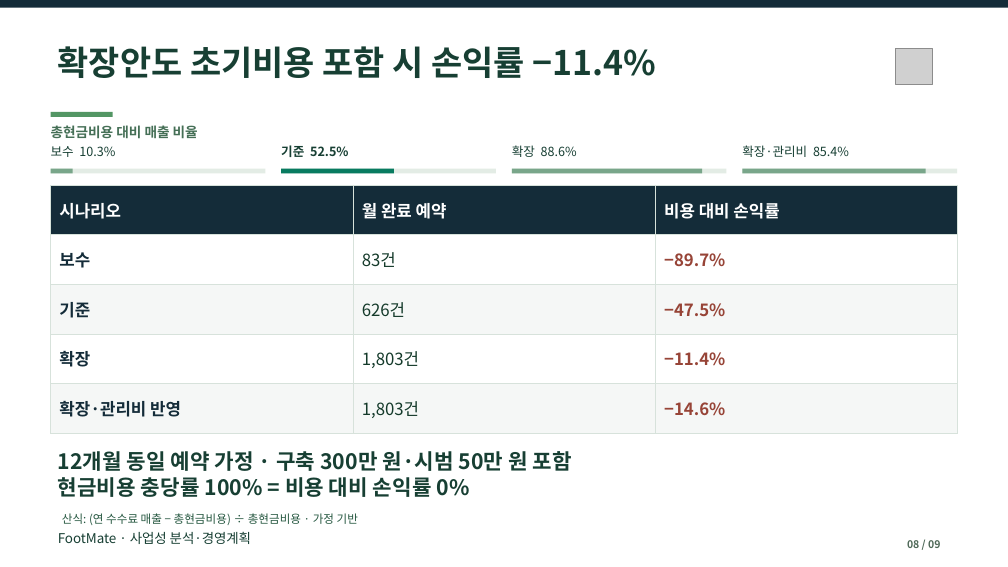
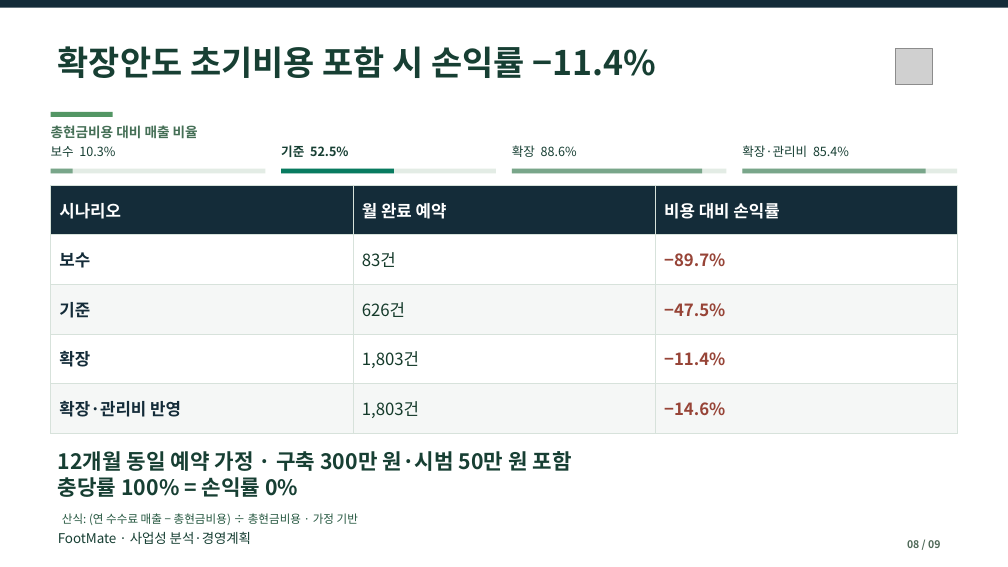
Before and after one commit to dohyunkimmm/footmate, a slide deck: slide 8 of src/case-study/downloads/footmate_report.pptx. Drawn at 1008x567 pixels with LibreOffice and Linux fonts; fonts in the diff are those of the drawing; grey boxes stand for pictures. Boxes give left, top, right and bottom in pixels: in the first picture for what was removed or moved away, otherwise in the second. Text is boxed around its words. In the diff, an @@ line names an element or a change of style, - is before the commit and + after.

```diff
--- a/src/case-study/downloads/footmate_report.pptx
+++ b/src/case-study/downloads/footmate_report.pptx
@@ text at (58,451,572,497): text changed @@
-12개월 동일 예약 가정 · 구축 300만 원·시범 50만 원 포함
-현금비용 충당률 100% = 비용 대비 손익률 0%
+12개월 동일 예약 가정 · 구축 300만 원·시범 50만 원 포함
+충당률 100% = 손익률 0%
```
Also in this commit, not shown: 3 other slides changed, 16 other files.
